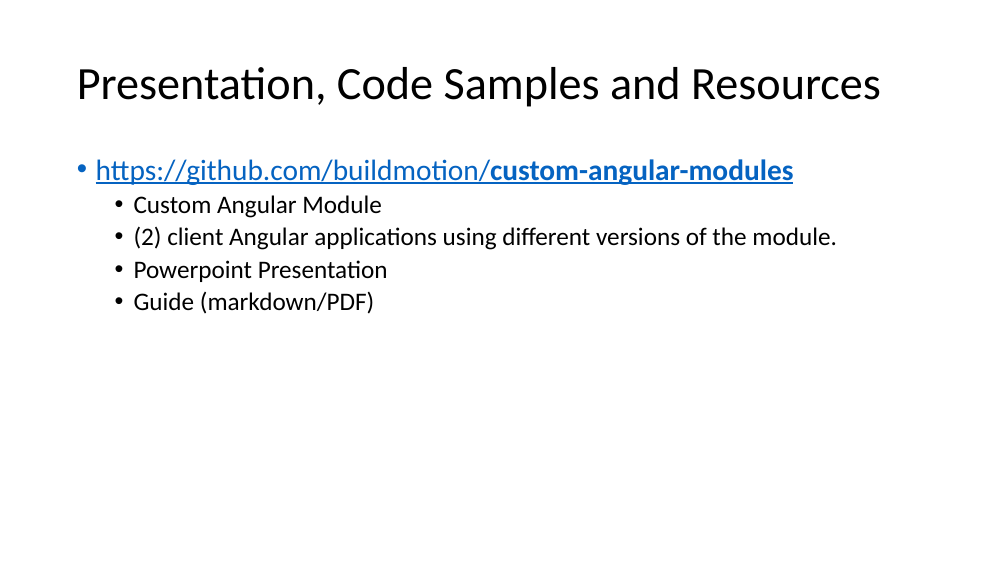
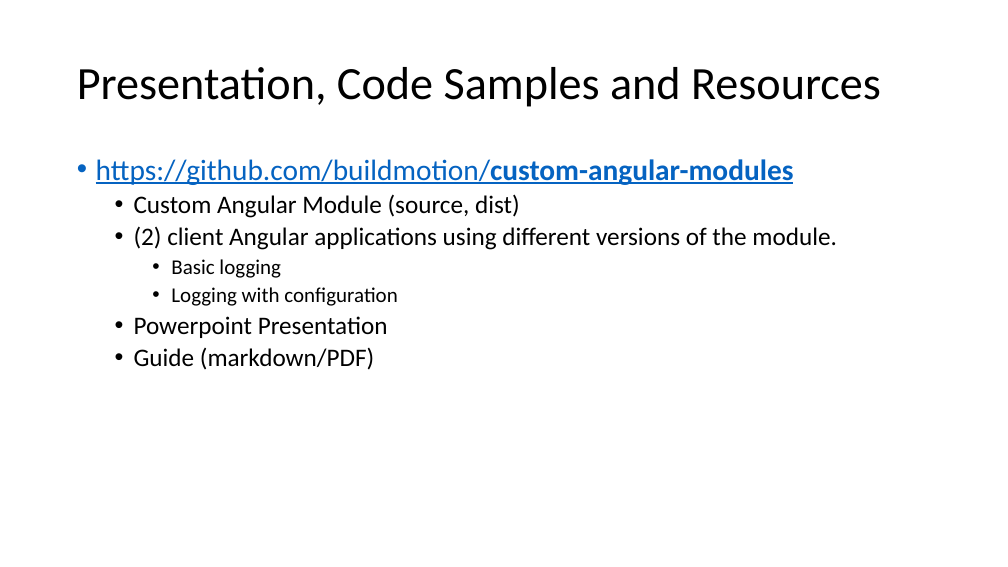
Before and after one commit to buildmotion/custom-angular-modules, a slide deck: slide 3 of presentation/custom-angular-modules.pptx. Drawn at 1008x567 pixels with LibreOffice and Linux fonts; fonts in the diff are those of the drawing. Boxes give left, top, right and bottom in pixels: in the first picture for what was removed or moved away, otherwise in the second. Text is boxed around its words. In the diff, an @@ line names an element or a change of style, - is before the commit and + after.

Commit message:
updated presentation; documentation guide;

```diff
--- a/presentation/custom-angular-modules.pptx
+++ b/presentation/custom-angular-modules.pptx
@@ text at (134, 194, 520, 218): text changed @@
-  • Custom Angular Module
+  • Custom Angular Module (source, dist)
@@ text at (171, 259, 397, 306): paragraphs added @@
+    • Basic logging
+    • Logging with configuration
```
